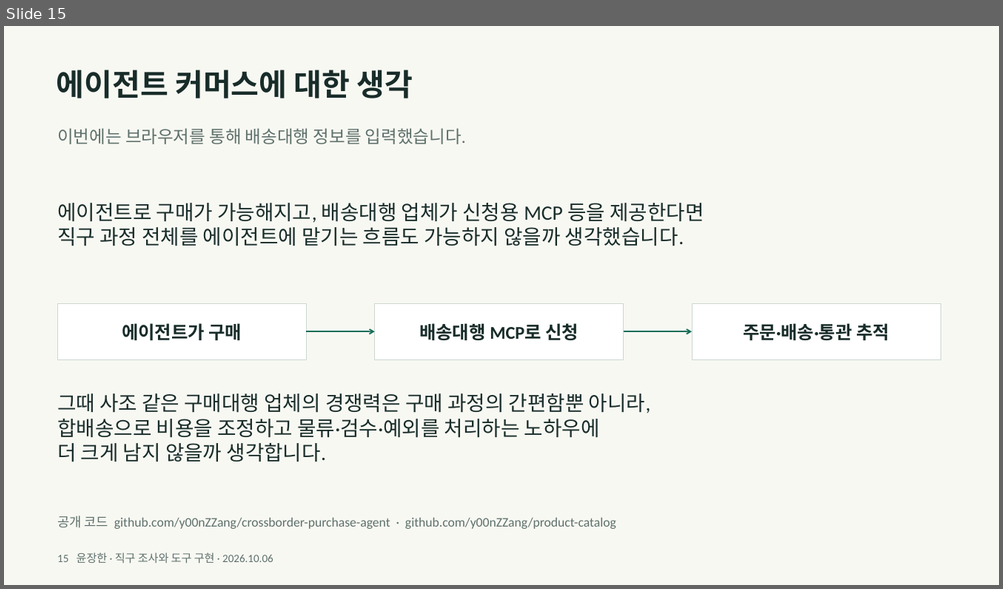
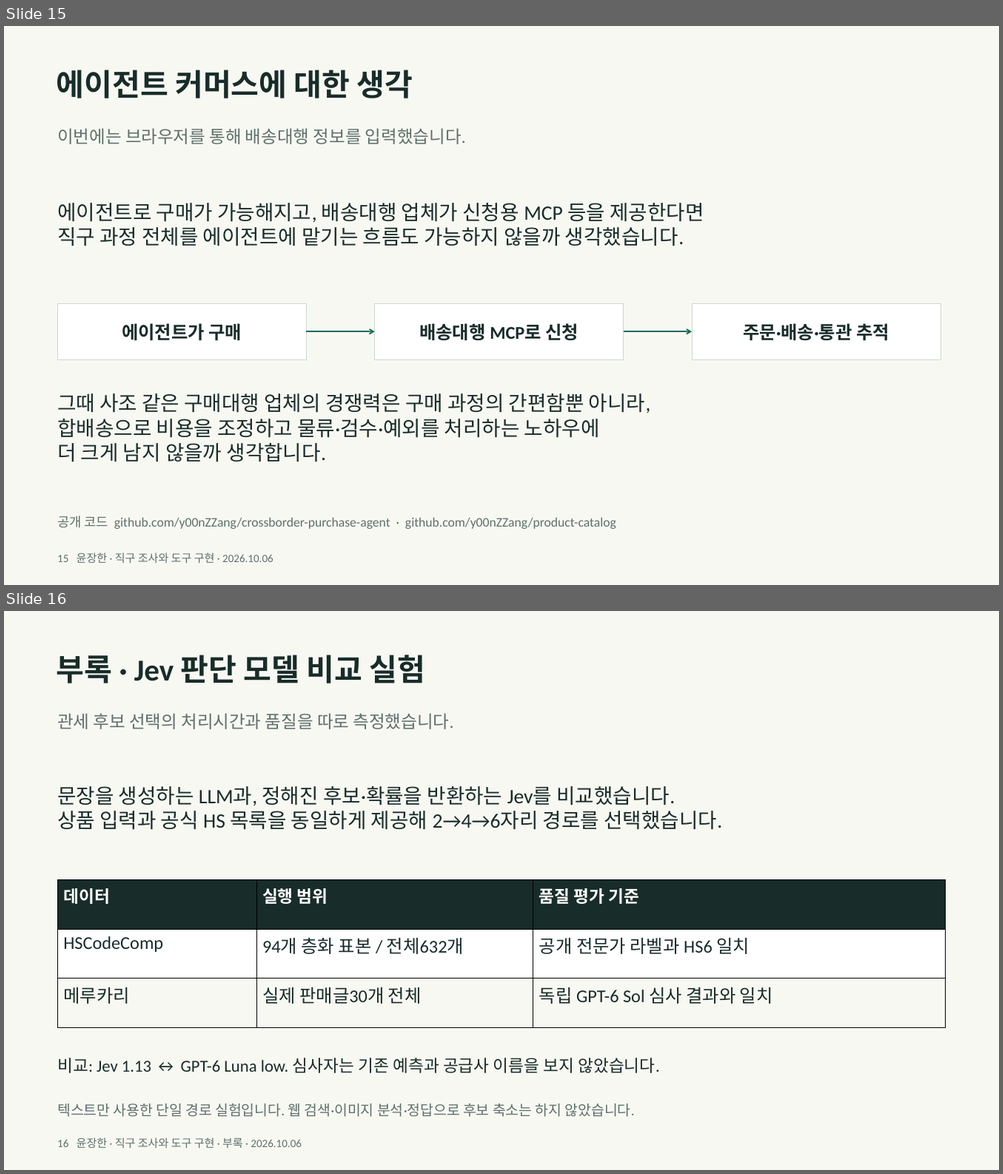
Before and after one commit to y00nZZang/crossborder-purchase-agent, a slide deck: portfolio/crossborder-portfolio.pptx. Shown one above the other, each under a label of ours: slide 15 before the commit, slides 15 and 16 after it. The pictures are 1003x589 and 1003x1174 pixels, drawn with LibreOffice and Linux fonts; fonts in the diff are those of the drawing. Boxes give left, top, right and bottom in pixels: in the first picture for what was removed or moved away, otherwise in the second. Text is boxed around its words. In the diff, an @@ line names an element or a change of style, - is before the commit and + after.

```diff
--- a/portfolio/crossborder-portfolio.pptx
+++ b/portfolio/crossborder-portfolio.pptx
@@ slide 16 added at [4,611,999,1170], background #F8F8F3 @@
@@ text added at [57,655,426,684], 36.8 pt, text #182C29, bold @@
+부록 · Jev 판단 모델 비교 실험
@@ text added at [57,713,454,729], 21 pt, text #5E706B @@
+관세 후보 선택의 처리시간과 품질을 따로 측정했습니다.
@@ text added at [57,786,723,830], 24.8 pt, text #182C29 @@
+문장을 생성하는 LLM과, 정해진 후보·확률을 반환하는 Jev를 비교했습니다.
+상품 입력과 공식 HS 목록을 동일하게 제공해 2→4→6자리 경로를 선택했습니다.
@@ table added at [58,880,945,1028], 3 rows, 3 columns @@
+데이터 | 실행 범위 | 품질 평가 기준
+HSCodeComp | 94개 층화 표본 / 전체632개 | 공개 전문가 라벨과 HS6 일치
+메루카리 | 실제 판매글30개 전체 | 독립 GPT-6 Sol 심사 결과와 일치
@@ text added at [57,1058,660,1073], 20.2 pt, text #182C29 @@
+비교: Jev 1.13 ↔ GPT-6 Luna low. 심사자는 기존 예측과 공급사 이름을 보지 않았습니다.
@@ text added at [57,1104,634,1117], 17.2 pt, text #5E706B @@
+텍스트만 사용한 단일 경로 실험입니다. 웹 검색·이미지 분석·정답으로 후보 축소는 하지 않았습니다.
@@ text added at [57,1138,301,1148], 13.5 pt, text #5E706B @@
+16 윤장한 · 직구 조사와 도구 구현 · 부록 · 2026.10.06
```
Also in this commit, not shown: 2 other slides added, 3 other files.
